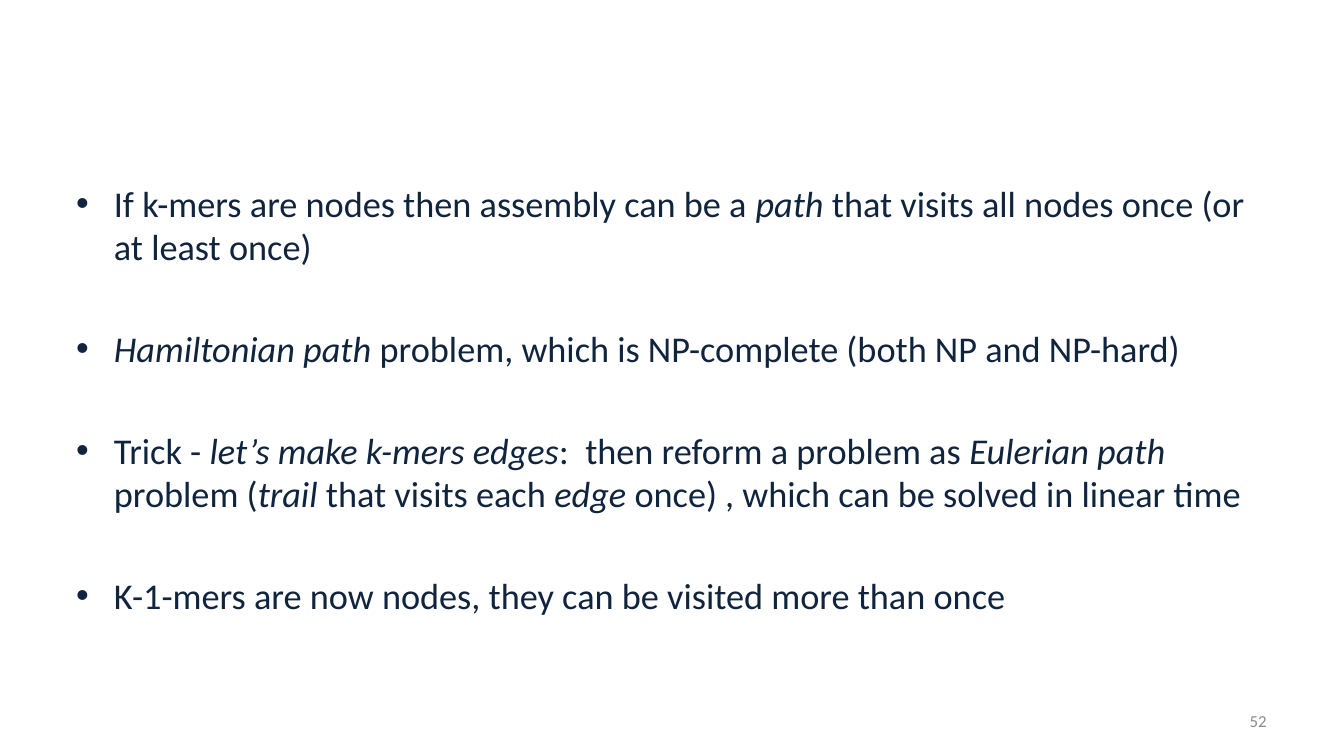
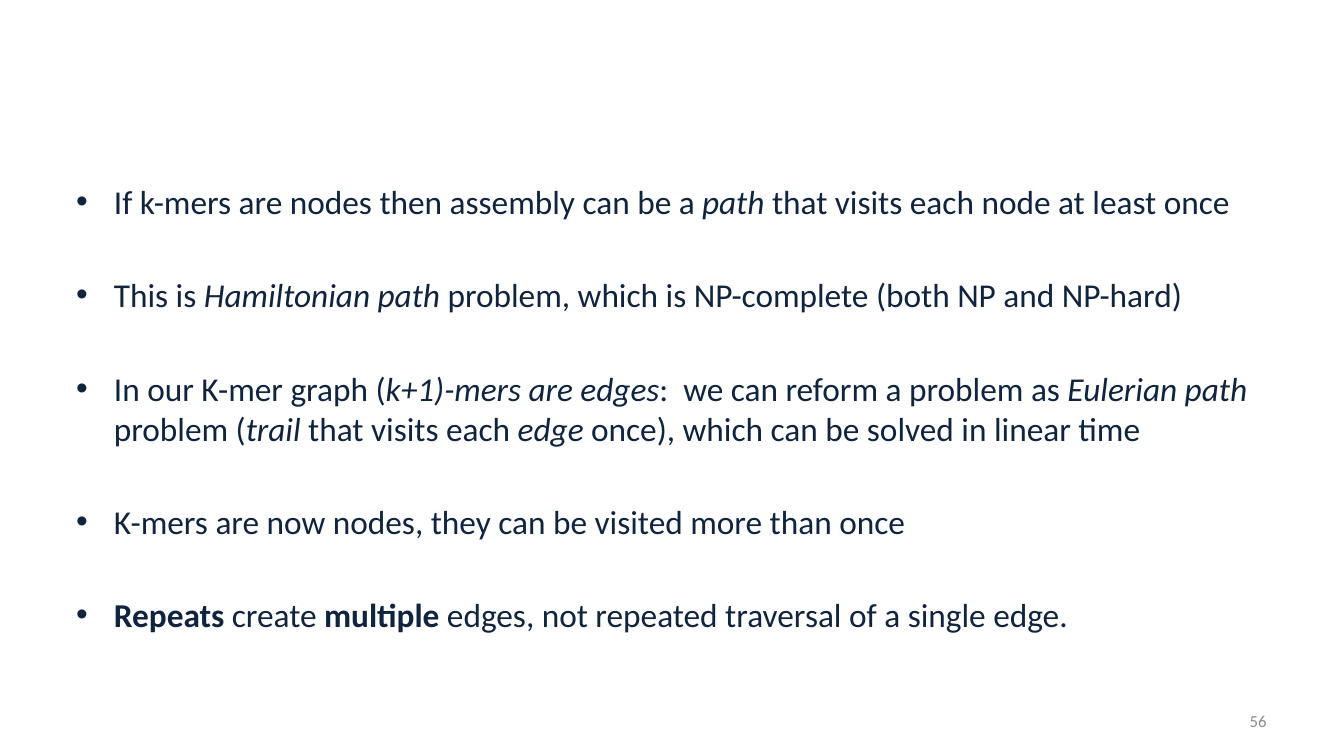
Before and after one commit to alekseyzimin/BME-Algorithms-for-Analysis-of-Genomic-Data, a slide deck: slide 56 of Fall 2026/Week 5 -- Genome Assembly Algorithms.pptx (slide 52 before the commit). Drawn at 1344x756 pixels with LibreOffice and Linux fonts; fonts in the diff are those of the drawing; background and template pictures are left out. Boxes give left, top, right and bottom in pixels: in the first picture for what was removed or moved away, otherwise in the second. Text is boxed around its words. In the diff, an @@ line names an element or a change of style, - is before the commit and + after.

```diff
--- a/Fall 2026/Week 5 -- Genome Assembly Algorithms.pptx
+++ b/Fall 2026/Week 5 -- Genome Assembly Algorithms.pptx
@@ text at [114, 191, 1247, 633]: text changed; size 25.9 to 23.8 pt @@
-• If k-mers are nodes then assembly can be a path that visits all nodes once (or at least once)
-• Hamiltonian path problem, which is NP-complete (both NP and NP-hard)
-• Trick - let’s make k-mers edges: then reform a problem as Eulerian path problem (trail that visits each edge once) , which can be solved in linear time
-• K-1-mers are now nodes, they can be visited more than once
+• If k-mers are nodes then assembly can be a path that visits each node at least once
+• This is Hamiltonian path problem, which is NP-complete (both NP and NP-hard)
+• In our K-mer graph (k+1)-mers are edges: we can reform a problem as Eulerian path problem (trail that visits each edge once), which can be solved in linear time
+• K-mers are now nodes, they can be visited more than once
+• Repeats create multiple edges, not repeated traversal of a single edge.
@@ page number at [1250, 716, 1267, 727]: text changed @@
-52
+56
```
Also in this commit, not shown: 21 other slides changed, 5 slides added.
